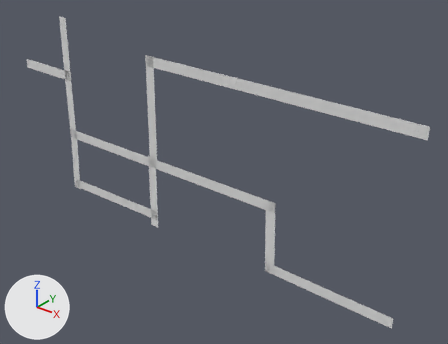
One commit to the OBJ model src/my_world/maps/my_world/navgraph_visualization/navgraph_0/meshes/navgraph_0.obj: the scene before it, then after it.
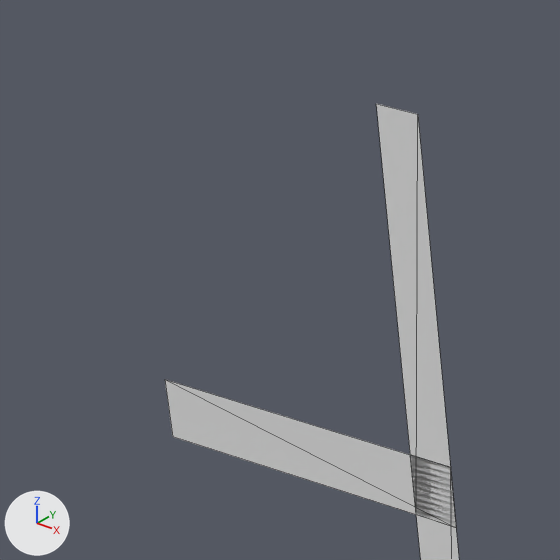
The first picture shows the older version from a camera (50 mm lens) standing at (60.62, -38.74, 12.08) and looking at (28.34, 1.62, -12.94). The close-ups show the older and then the newer version on the part from 0% to 20% of the width and 0% to 25% of the height of that picture. Only the edits that show in the close-ups are written down. The axes (+X, +Y, +Z) are drawn at lower left. The lights are the same throughout. The close-ups show mesh edges as thin lines. Where no turn or scale is listed for an object, it has been applied to the vertices. Vertices at exactly the same position are counted once.

The scene before the commit, as lines of its bpy script (objects in view):
```python
me_walls = bpy.data.meshes.new('walls')
me_walls.from_pydata(...)  # 44 vertices, 22 faces; spans x 2.0..47.3, y -0.1, z -20.8..-1.0
ob_walls = bpy.data.objects.new('walls', me_walls)
ob_walls.location = (0.0, 0.0, 0.0)
```
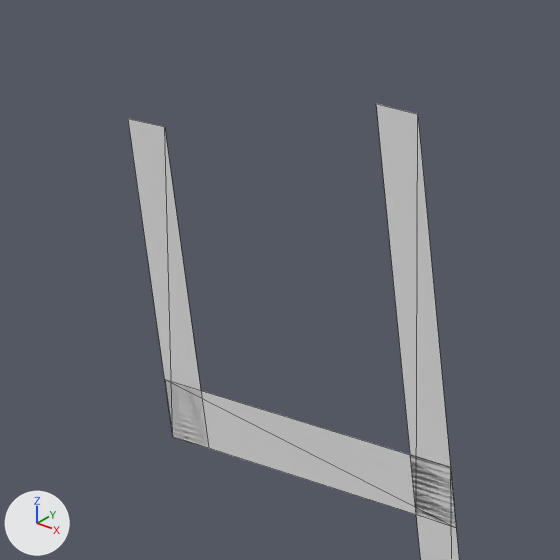
What differs and where, as boxes [x1, y1, x2, y2] in the close-ups (560 x 560 px):
'walls', reshaped: before [165, 104, 459, 560]; after [128, 104, 459, 560]
part 1 of me_walls, added: after [128, 119, 208, 448]

Diff of the bpy script that builds the scene:
```diff
--- a/src/my_world/maps/my_world/navgraph_visualization/navgraph_0/meshes/navgraph_0.obj.py
+++ b/src/my_world/maps/my_world/navgraph_visualization/navgraph_0/meshes/navgraph_0.obj.py
@@ me_walls @@
 # used by ob_walls; location = (0.0, 0.0, 0.0)
 # verts and faces of me_walls; kept vertices keep their numbers, new ones are numbered from 44
-me_walls.from_pydata(...)  # 44 vertices, 22 faces; spans x 2.0..47.3, y -0.1, z -20.8..-1.0
+me_walls.from_pydata(...)  # 48 vertices, 24 faces; spans x 2.0..47.3, y -0.1, z -20.8..-1.0
+# me_walls part 1
+verts[44] = (2.0, -0.1, -7.5)  # pixel (172, 437)
+verts[45] = (2.0, -0.1, -2.1)  # pixel (128, 118)
+verts[46] = (3.0, -0.1, -2.1)  # pixel (164, 126)
+verts[47] = (3.0, -0.1, -7.5)  # pixel (208, 447)
+faces += [(44, 46, 45), (44, 47, 46)]
```
